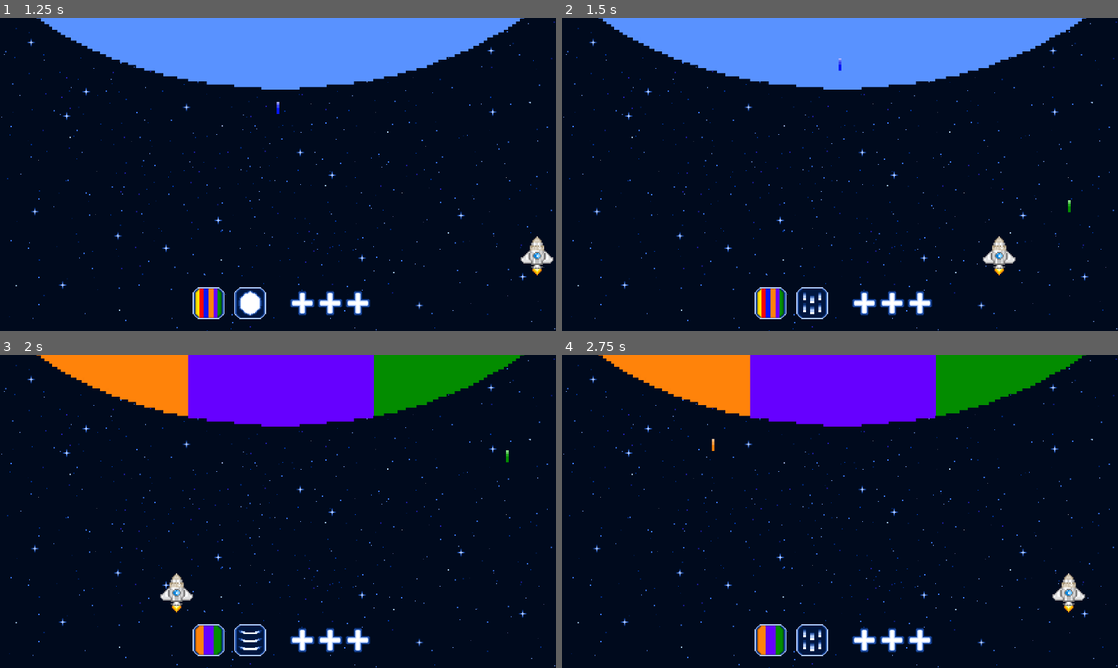
Above: before the commit, frames 1-4 (two rows, left to right).
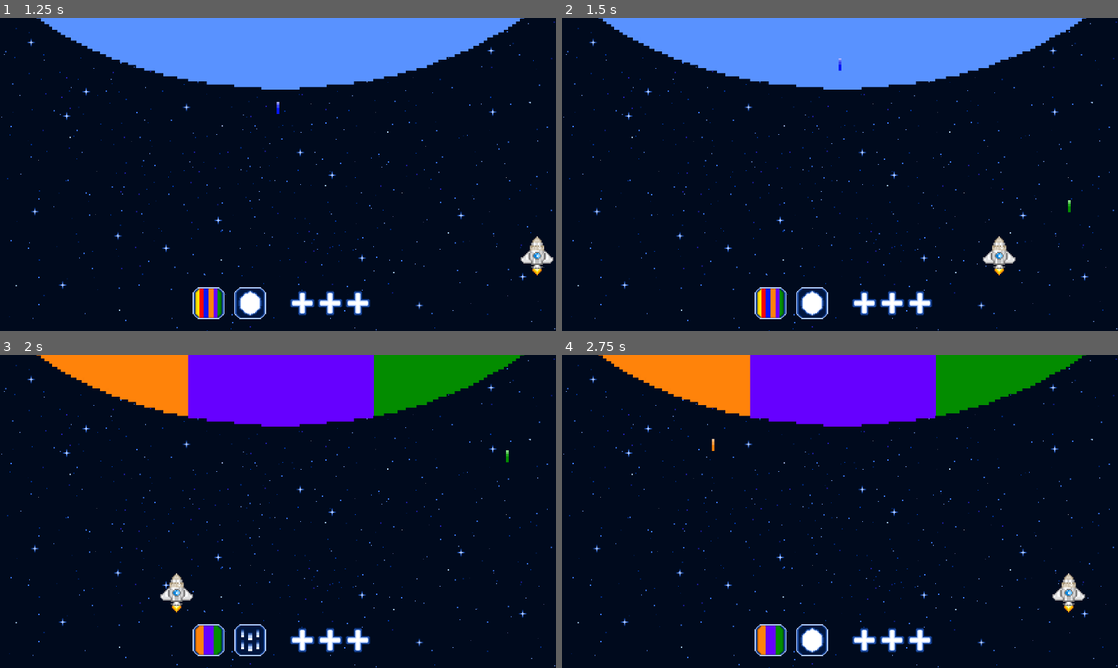
Above: after the commit, the same moments.

Repository: Annars30/GithubRepos-FINAL-project-ver1
Game: Godot game, scene res://Scenes/game.tscn
The game is run twice, just before and just after one commit, with the same random seed, the same clock (stepped at 60 frames per second) and the same inputs.
Inputs (mouse positions are in pixels of both pictures, inside the frame that each line leads up to):
- Up to frame 1 (1.25 s): tap Enter at 0.5 s; move the mouse to (211, 302) at 0.52 s; hold Right (move_right) from 0.53 s (still down); hold B (fire_blue) from 0.53 s (still down); click (211, 302) at 0.67 s
- Up to frame 2 (1.5 s): move the mouse to (812, 302) at 1.27 s; release Right (move_right) at 1.28 s; release B (fire_blue) at 1.28 s; hold Left (move_left) from 1.28 s (still down); tap G (fire_green) at 1.35 s; click (812, 302) at 1.42 s
- Up to frame 3 (2 s): keep holding Left (move_left)
- Up to frame 4 (2.75 s): move the mouse to (895, 442) at 2.02 s; release Left (move_left) at 2.03 s; hold Right (move_right) from 2.03 s (still down); hold O (fire_orange) from 2.03 s (still down); click (895, 442) at 2.17 s

Frame 1 is identical in both runs. In frame 2, 0.3% of the frame differs, in the area x 42-48%, y 87-96%; in frame 3, 0.2%; in frame 4, 0.3%.

Commit message:
Update dice_2.gd

Diff:
--- a/Scripts/dice_2.gd
+++ b/Scripts/dice_2.gd
@@ -2,10 +2,6 @@
 
 @onready var animated_sprite: AnimatedSprite2D = $AnimatedSprite2D
 signal dice_2_rolled(result : int)
-
-var is_mouse_over = false
-var spinning := false
-
 
 func process_dice_result():
 	var result := randi_range(0,2)
@@ -13,29 +9,15 @@
 	dice_2_rolled.emit(result)
 
 
-func _on_area_2d_mouse_entered() -> void:
-	is_mouse_over = true
-
-func _on_area_2d_mouse_exited() -> void:
-	is_mouse_over = false
-
-func _process(delta: float) -> void:
-	if spinning:
-		return
-	if Input.is_mouse_button_pressed(MOUSE_BUTTON_LEFT) and is_mouse_over:
-		animated_sprite.play("Dice_2")
-		wait_and_stop()
-
 
 func wait_and_stop():
-	spinning = true
 	var wait_time = randf_range(1.1, 2)
 	print(wait_time)
 	await get_tree().create_timer(wait_time).timeout
 	animated_sprite.stop()
 	process_dice_result()
-	spinning = false
 
 
 func _on_dice_1_rolled(result: int) -> void:
-	process_dice_result()
+	animated_sprite.play("Dice_2")
+	wait_and_stop()
